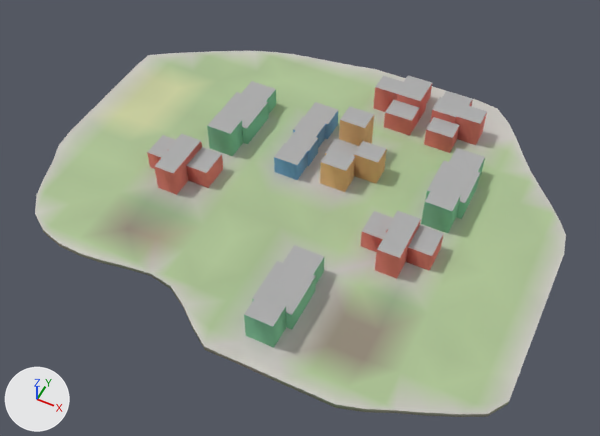
The glTF model godot_project/remake/sky/islands/SKY-054.lod1.glb, before and after one commit.
The view is the same before and after, from a 50 mm lens placed at (92.0, -190.0, 220.0), pointed at (-2.0, -2.0, -15.0). The lights are fixed; the arrows at lower left show +X, +Y and +Z. The first picture is the older version.

Objects in the first picture: 'buildings', 'deck', 'rock'.
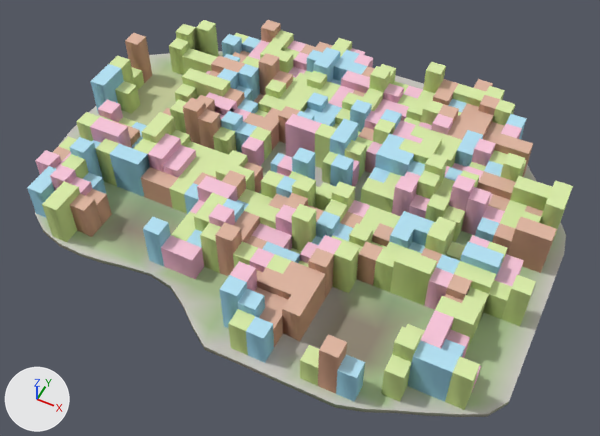
Pixel boxes [x1, y1, x2, y2] of what changed, in the pictures (600 x 436 px):
'warren_hull', added
    after: [27, 20, 573, 410]
'buildings', deleted
    before: [147, 75, 487, 348]
'deck', unchanged, covered by the edit
    both: [35, 51, 566, 414]

Diff of the bpy script that builds the scene:
```diff
--- a/godot_project/remake/sky/islands/SKY-054.lod1.glb.py
+++ b/godot_project/remake/sky/islands/SKY-054.lod1.glb.py
@@ me_warren_hull @@
+me_warren_hull.from_pydata(...)  # 1571 vertices, 3360 faces; spans x -93.0..87.0, y -72.0..72.0, z 0.0..20.0
+me_warren_hull.materials.append(mat_sky_lod_bldg)
@@ ob_buildings @@
-ob_buildings = bpy.data.objects.new('buildings', me_buildings)
-ob_buildings.location = (0.0, 0.0, 0.0)
@@ ob_warren_hull @@
+ob_warren_hull = bpy.data.objects.new('warren_hull', me_warren_hull)
+ob_warren_hull.location = (0.0, 0.0, 0.0)
```
